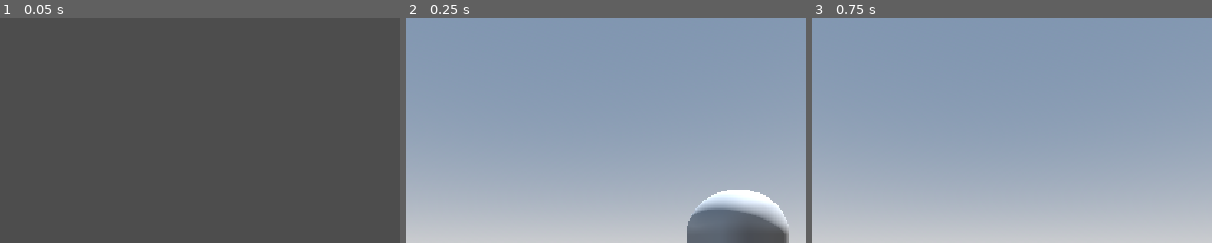
Above: before the commit, frames 1-3 (left to right).
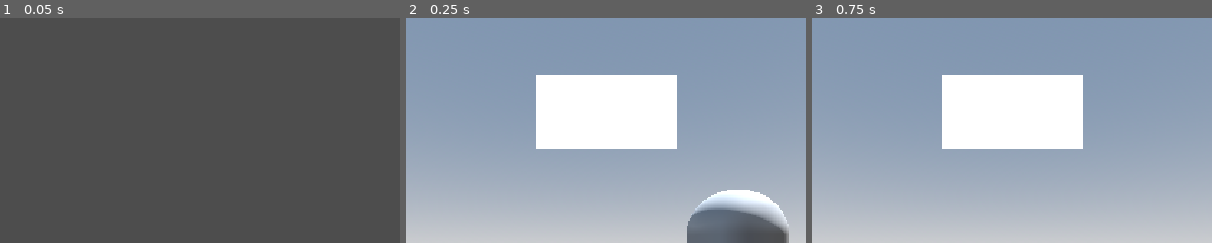
Above: after the commit, the same moments.

Repository: dao1701/android_base
Game: Godot game, scene res://loader.tscn
The game is run twice, just before and just after one commit, with the same random seed, the same clock (stepped at 60 frames per second) and the same inputs.
Inputs (mouse positions are % of the whole screen's width and height, from its top left):
- Up to frame 1 (0.05 s): no input
- Up to frame 2 (0.25 s): no input
- Up to frame 3 (0.75 s): tap Enter (ui_accept) at 0.5 s; move the mouse to (72, 45) at 0.52 s; hold Right (ui_right) from 0.53 s (still down); click (72, 45) at 0.67 s
The pictures show only the part of the screen within x 28-78%, y 0-50%; the shares and areas given below are measured in that part.

Frame 1 is identical in both runs. In frame 2, 12% of the frame differs, in the area x 32-68%, y 25-59%; in frame 3, 12%.

Commit message:
Add ColorRect node with specified offsets to the main scene

Diff:
--- a/src/main.tscn
+++ b/src/main.tscn
@@ -47,6 +47,12 @@
 grow_vertical = 2
 script = ExtResource("3_5q4o7")
 
+[node name="ColorRect" type="ColorRect" parent="."]
+offset_left = 506.0
+offset_top = 80.0
+offset_right = 708.0
+offset_bottom = 188.0
+
 [connection signal="quit_request" from="EventListener" to="Gui/PopUp" method="_on_event_listener_quit_request"]
 
 [editable path="World"]
